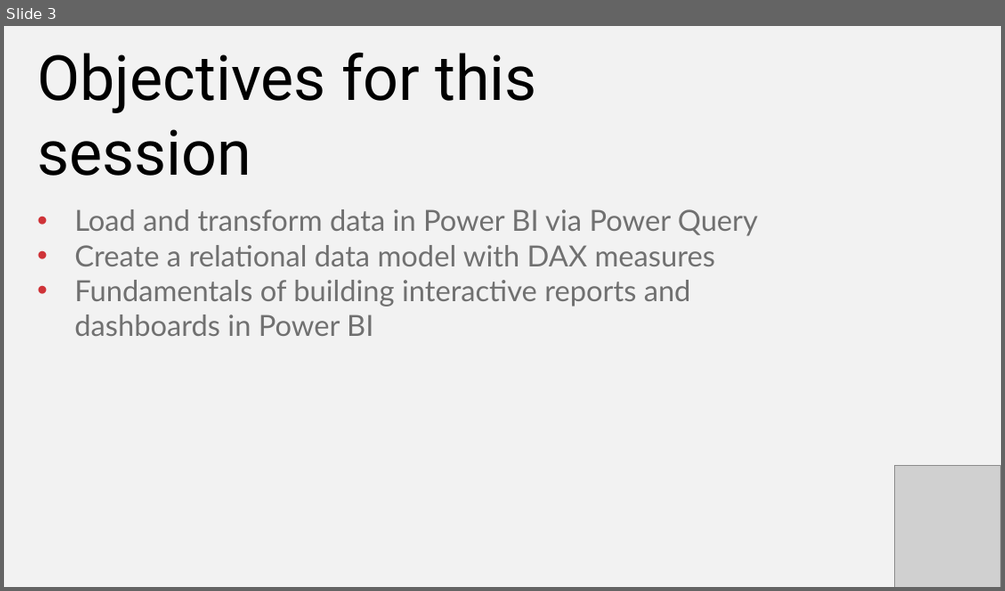
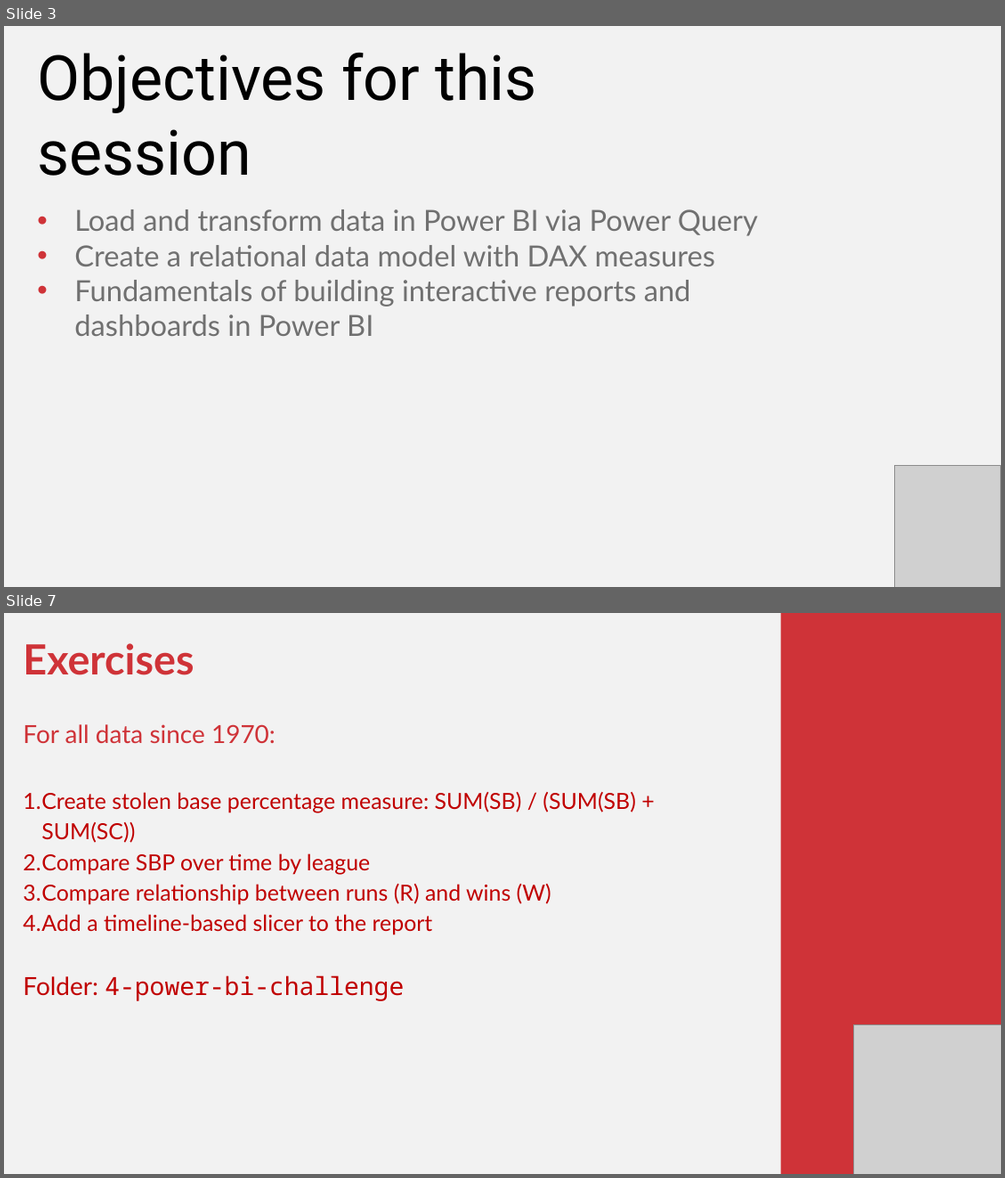
Before and after one commit to stringfestdata/first-steps-power-bi-for-excel-users, a slide deck: first-steps-with-power-bi-for-excel-users.pptx. Shown one above the other, each under a label of ours: slide 3 before the commit, slides 3 and 7 after it; the slides between them are not shown. The pictures are 1005x591 and 1005x1178 pixels, drawn with LibreOffice and Linux fonts; fonts in the diff are those of the drawing; grey boxes stand for pictures. Boxes give left, top, right and bottom in pixels: in the first picture for what was removed or moved away, otherwise in the second. Text is boxed around its words. In the diff, an @@ line names an element or a change of style, - is before the commit and + after.

```diff
--- a/first-steps-with-power-bi-for-excel-users.pptx
+++ b/first-steps-with-power-bi-for-excel-users.pptx
@@ slide 7 added at (4, 613, 1001, 1174), background #F2F2F2 @@
@@ rectangle added at (780, 613, 1001, 1174), fill #CF3338 @@
@@ text added at (23, 643, 635, 1001), 32 pt, text #C00000 @@
+Exercises
+For all data since 1970:
+1. Create stolen base percentage measure: SUM(SB) / (SUM(SB) + SUM(SC))
+2. Compare SBP over time by league
+3. Compare relationship between runs (R) and wins (W)
+4. Add a timeline-based slicer to the report
+Folder: 4-power-bi-challenge
@@ picture added at (853, 1024, 1001, 1174) @@
```
Also in this commit, not shown: 3 slides changed, 1 other slide added, 1 slide removed, 20 other files.
